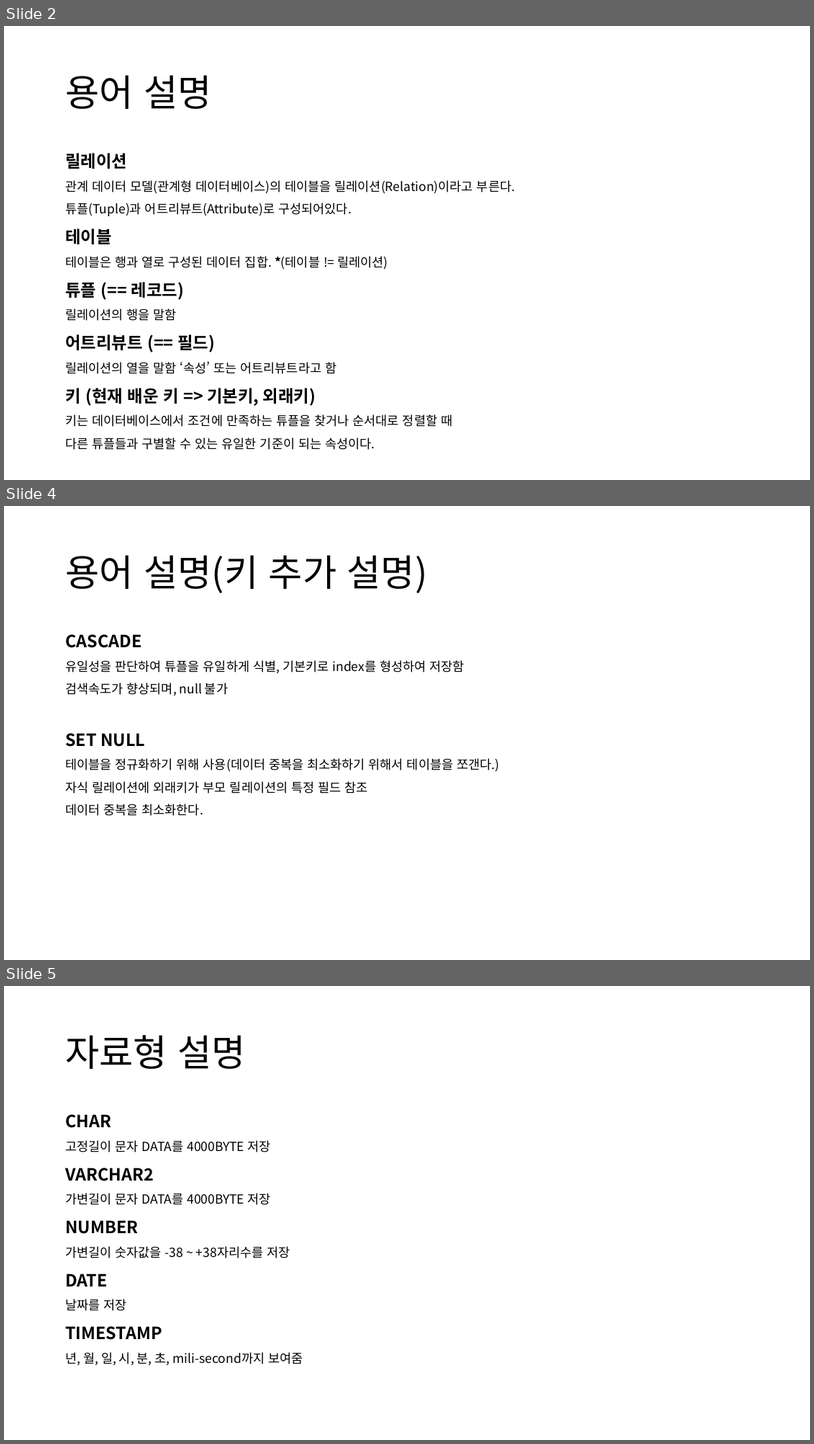
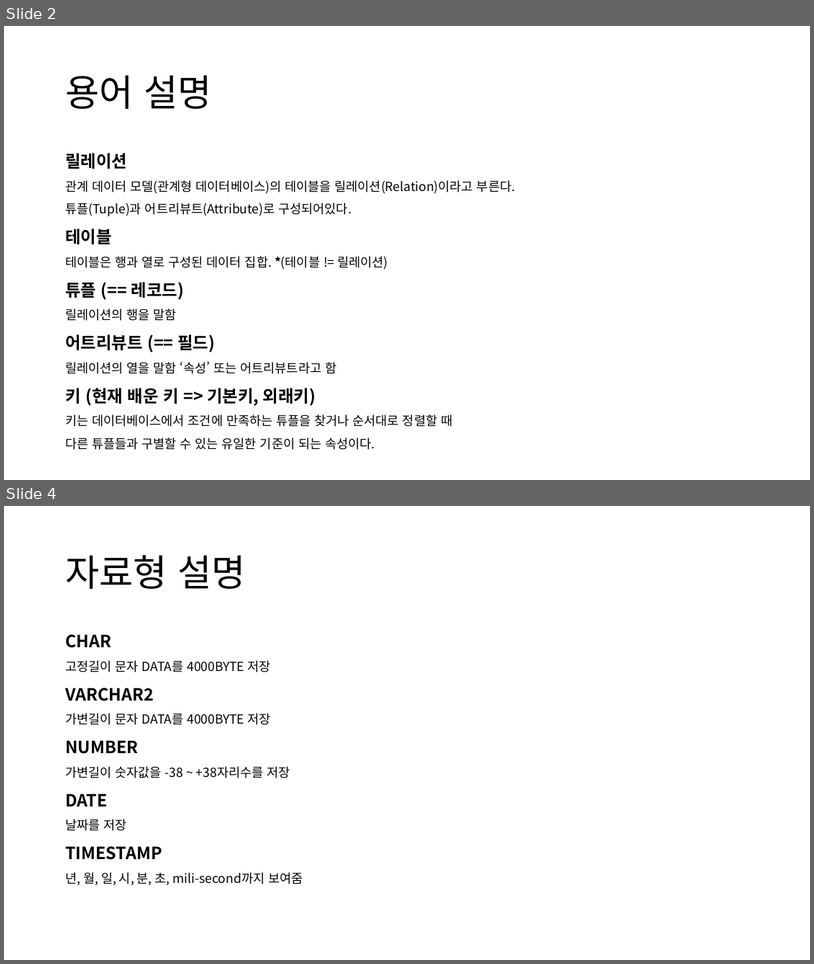
Before and after one commit to 98jiyong/DB, a slide deck: 자료/DB정리.pptx. Shown one above the other, each under a label of ours: slides 2, 4 and 5 before the commit, slides 2 and 4 after it; the slides between them are not shown. The pictures are 814x1444 and 814x964 pixels, drawn with LibreOffice and Linux fonts; fonts in the diff are those of the drawing. Boxes give left, top, right and bottom in pixels: in the first picture for what was removed or moved away, otherwise in the second. Text is boxed around its words. In the diff, an @@ line names an element or a change of style, - is before the commit and + after.

```diff
--- a/자료/DB정리.pptx
+++ b/자료/DB정리.pptx
@@ slide 4 removed at [4, 506, 810, 960], background #FFFFFF @@
@@ title removed at [65, 555, 428, 593] @@
-용어 설명(키 추가 설명)
@@ text removed at [65, 634, 499, 816] @@
-CASCADE
-유일성을 판단하여 튜플을 유일하게 식별, 기본키로 index를 형성하여 저장함
-검색속도가 향상되며, null 불가
-SET NULL
-테이블을 정규화하기 위해 사용(데이터 중복을 최소화하기 위해서 테이블을 쪼갠다.)
-자식 릴레이션에 외래키가 부모 릴레이션의 특정 필드 참조
-데이터 중복을 최소화한다.
@@ what was slide 5 is now slide 4 @@
```
Also in this commit, not shown: 5 slides changed, 1 slide added, 2 other files.
